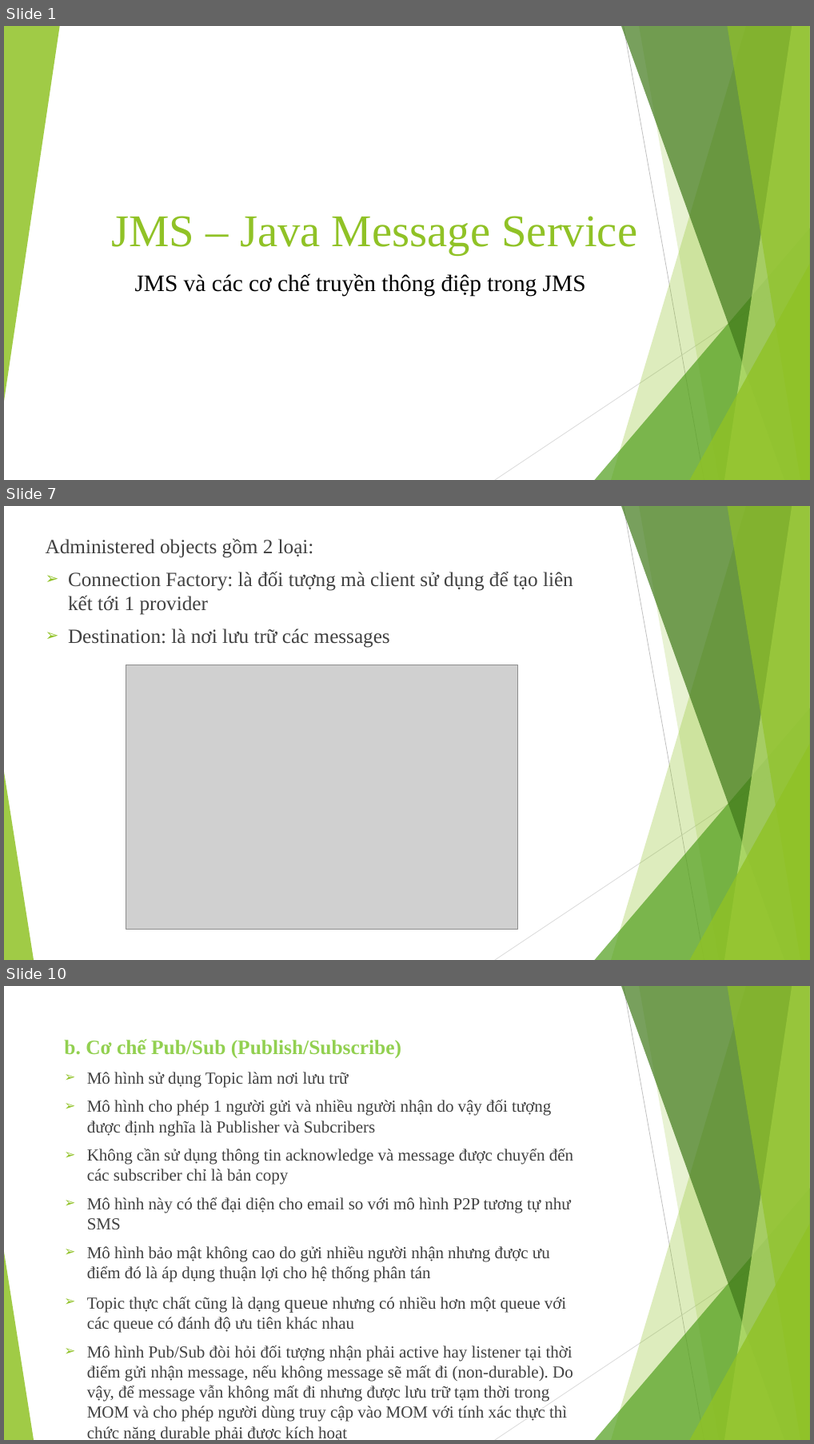
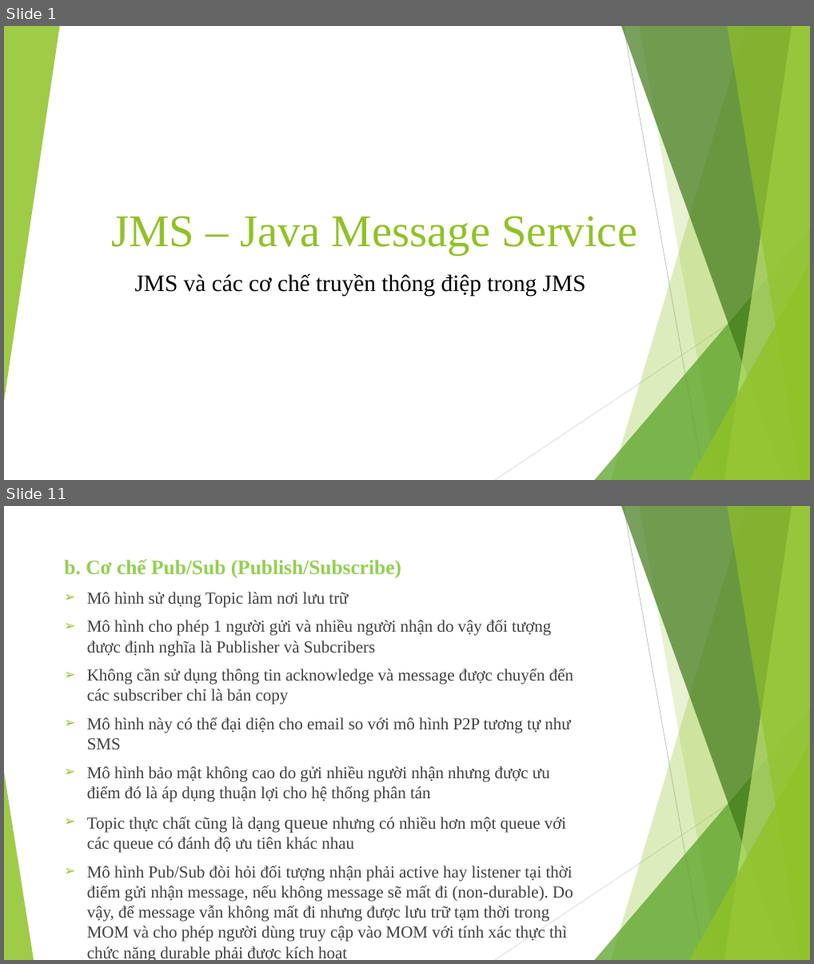
Before and after one commit to tranchuyen282/PTIT, a slide deck: PTPMDV/SlideJMS.pptx. Shown one above the other, each under a label of ours: slides 1, 7 and 10 before the commit, slides 1 and 11 after it; the slides between them are not shown. The pictures are 814x1444 and 814x964 pixels, drawn with LibreOffice and Linux fonts; fonts in the diff are those of the drawing; grey boxes stand for pictures. Boxes give left, top, right and bottom in pixels: in the first picture for what was removed or moved away, otherwise in the second. Text is boxed around its words. In the diff, an @@ line names an element or a change of style, - is before the commit and + after.

```diff
--- a/PTPMDV/SlideJMS.pptx
+++ b/PTPMDV/SlideJMS.pptx
@@ slide 7 removed at bbox=[4, 506, 810, 960], background #FFFFFF; not listed: 10 template elements that a slide beside it also shows @@
@@ text removed at bbox=[46, 538, 574, 648] @@
-Administered objects gồm 2 loại:
-➢ Connection Factory: là đối tượng mà client sử dụng để tạo liên kết tới 1 provider
-➢ Destination: là nơi lưu trữ các messages
@@ picture removed at bbox=[126, 665, 518, 929] @@
@@ what was slide 10 is now slide 11 @@
```
Also in this commit, not shown: 6 slides changed, 4 slides added, 2 other slides removed, 9 other files.
